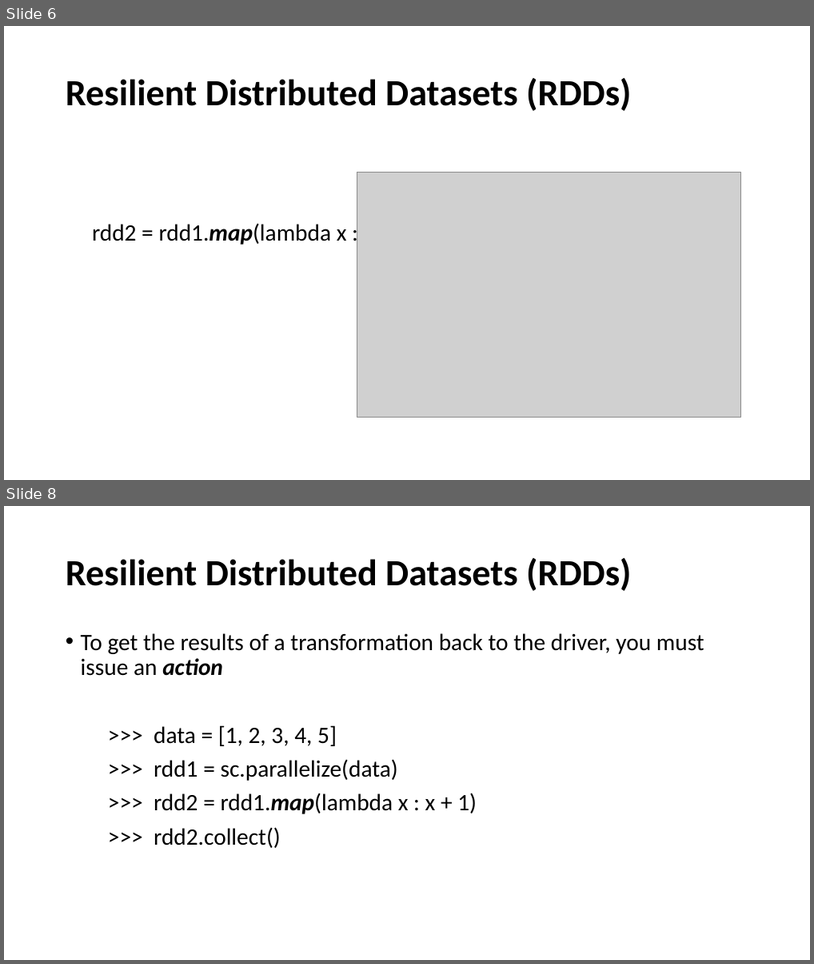
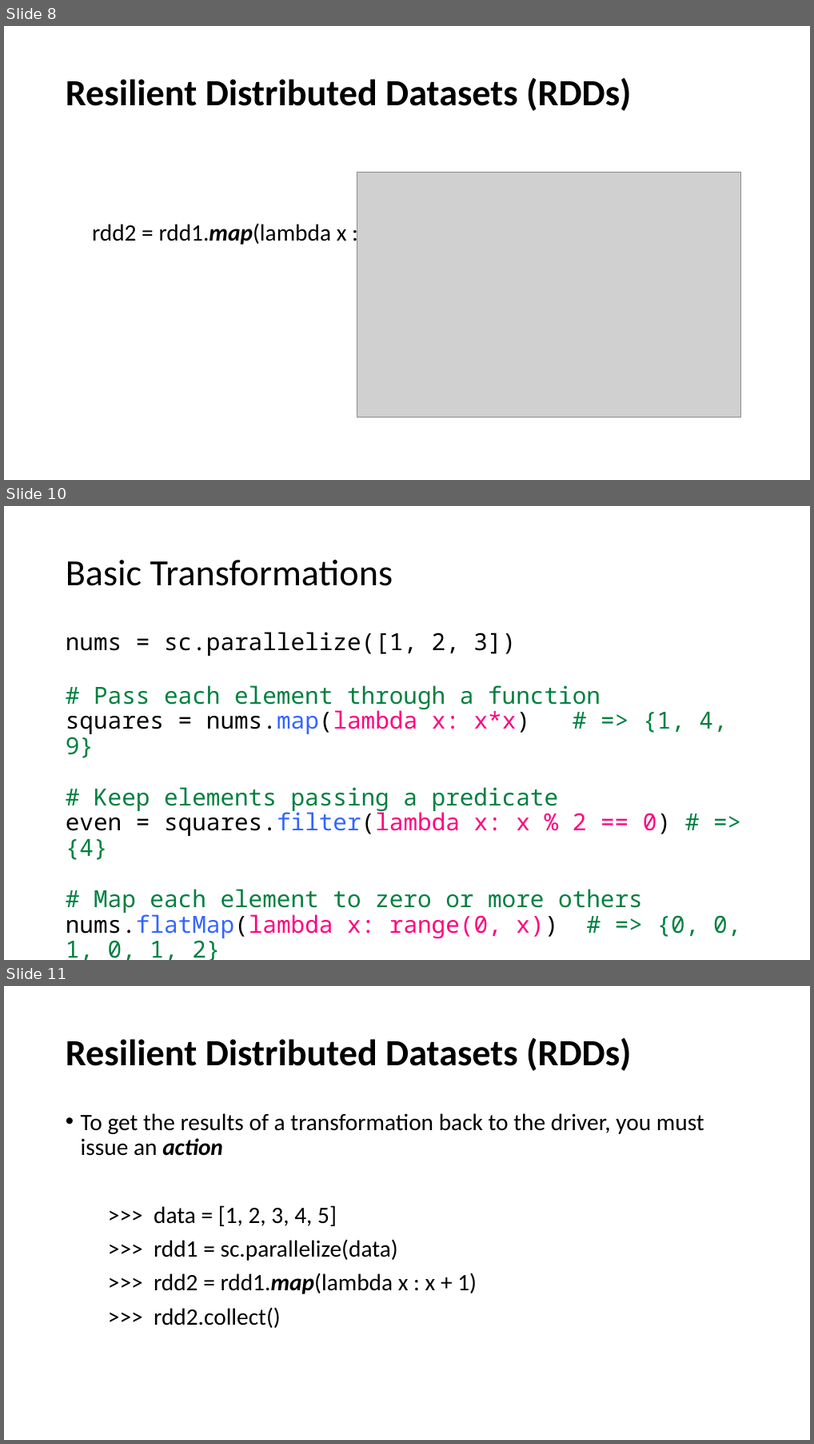
Before and after one commit to marilynwaldman/course, a slide deck: spark/03-RDDs/01-BasicRdds.pptx. Shown one above the other, each under a label of ours: slides 6 and 8 before the commit, slides 8, 10 and 11 after it; the slides between them are not shown. The pictures are 814x964 and 814x1444 pixels, drawn with LibreOffice and Linux fonts; fonts in the diff are those of the drawing; grey boxes stand for pictures. Boxes give left, top, right and bottom in pixels: in the first picture for what was removed or moved away, otherwise in the second. Text is boxed around its words. In the diff, an @@ line names an element or a change of style, - is before the commit and + after.

```diff
--- a/spark/03-RDDs/01-BasicRdds.pptx
+++ b/spark/03-RDDs/01-BasicRdds.pptx
@@ slide 10 added at [4, 506, 810, 960], background #FFFFFF @@
@@ title added at [66, 560, 393, 586], 44 pt, text #000000 @@
+Basic Transformations
@@ text added at [66, 632, 742, 960], 28 pt, text #008040 @@
+nums = sc.parallelize([1, 2, 3])
+# Pass each element through a function
+squares = nums.map(lambda x: x*x) # => {1, 4, 9}
+# Keep elements passing a predicate
+even = squares.filter(lambda x: x % 2 == 0) # => {4}
+# Map each element to zero or more others
+nums.flatMap(lambda x: range(0, x)) # => {0, 0, 1, 0, 1, 2}
@@ what was slide 6 is now slide 8 @@
@@ what was slide 8 is now slide 11 @@
```
Also in this commit, not shown: 3 slides changed, 3 other slides added, 9 other files.
